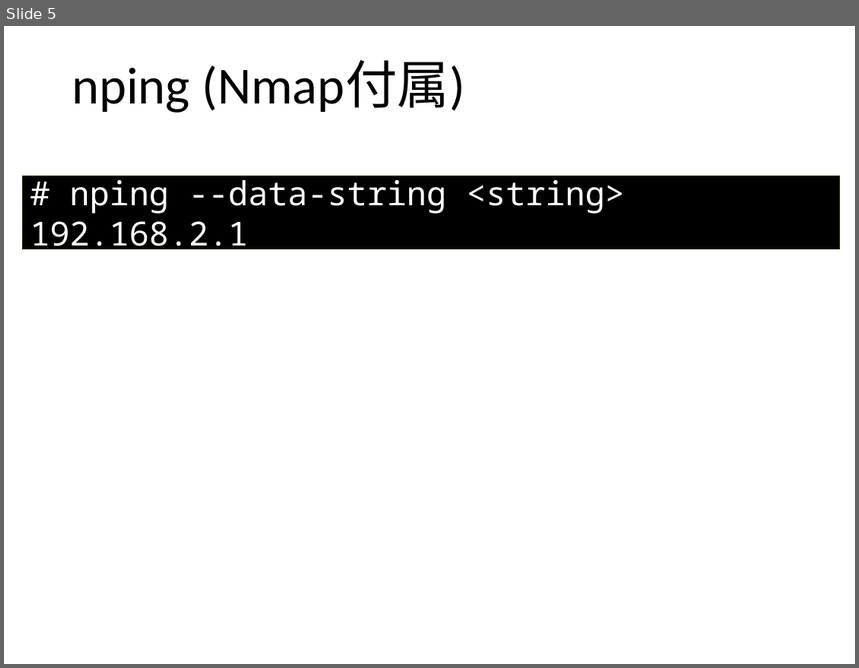
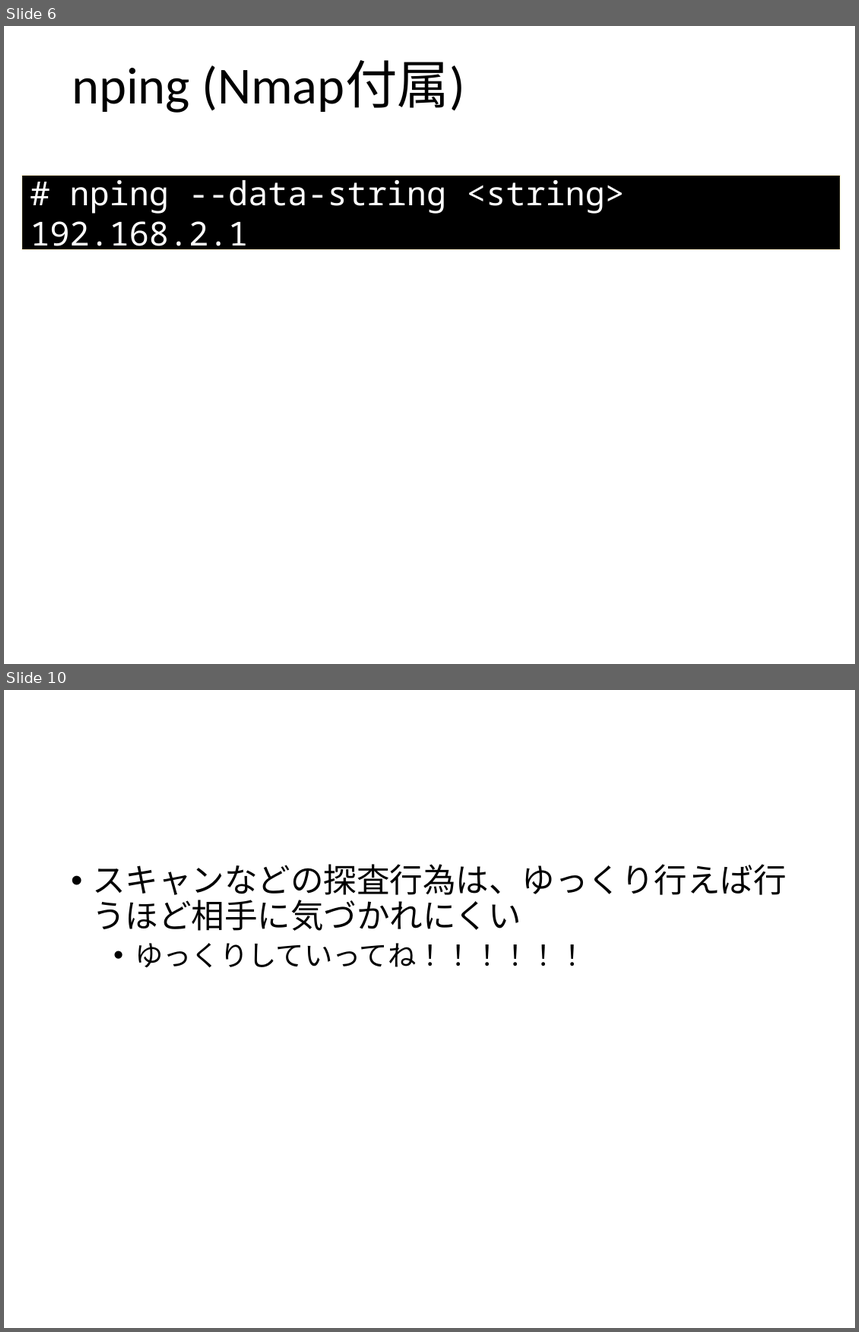
Before and after one commit to ozuma/sumida_sec, a slide deck: 2015-no.2/ppt/00_ozuma.pptx. Shown one above the other, each under a label of ours: slide 5 before the commit, slides 6 and 10 after it; the slides between them are not shown. The pictures are 859x668 and 859x1332 pixels, drawn with LibreOffice and Linux fonts; fonts in the diff are those of the drawing. Boxes give left, top, right and bottom in pixels: in the first picture for what was removed or moved away, otherwise in the second. Text is boxed around its words. In the diff, an @@ line names an element or a change of style, - is before the commit and + after.

Commit message:
nmapのスキャンモードをスライドに追加

```diff
--- a/2015-no.2/ppt/00_ozuma.pptx
+++ b/2015-no.2/ppt/00_ozuma.pptx
@@ slide 10 added at (4,690,855,1328), background #FFFFFF @@
@@ text added at (92,864,786,968), 28 pt, text #000000 @@
+• スキャンなどの探査行為は、ゆっくり行えば行うほど相手に気づかれにくい
+  • ゆっくりしていってね！！！！！！
@@ what was slide 5 is now slide 6 @@
```
Also in this commit, not shown: 2 slides changed, 4 other slides added, 2 other files.
